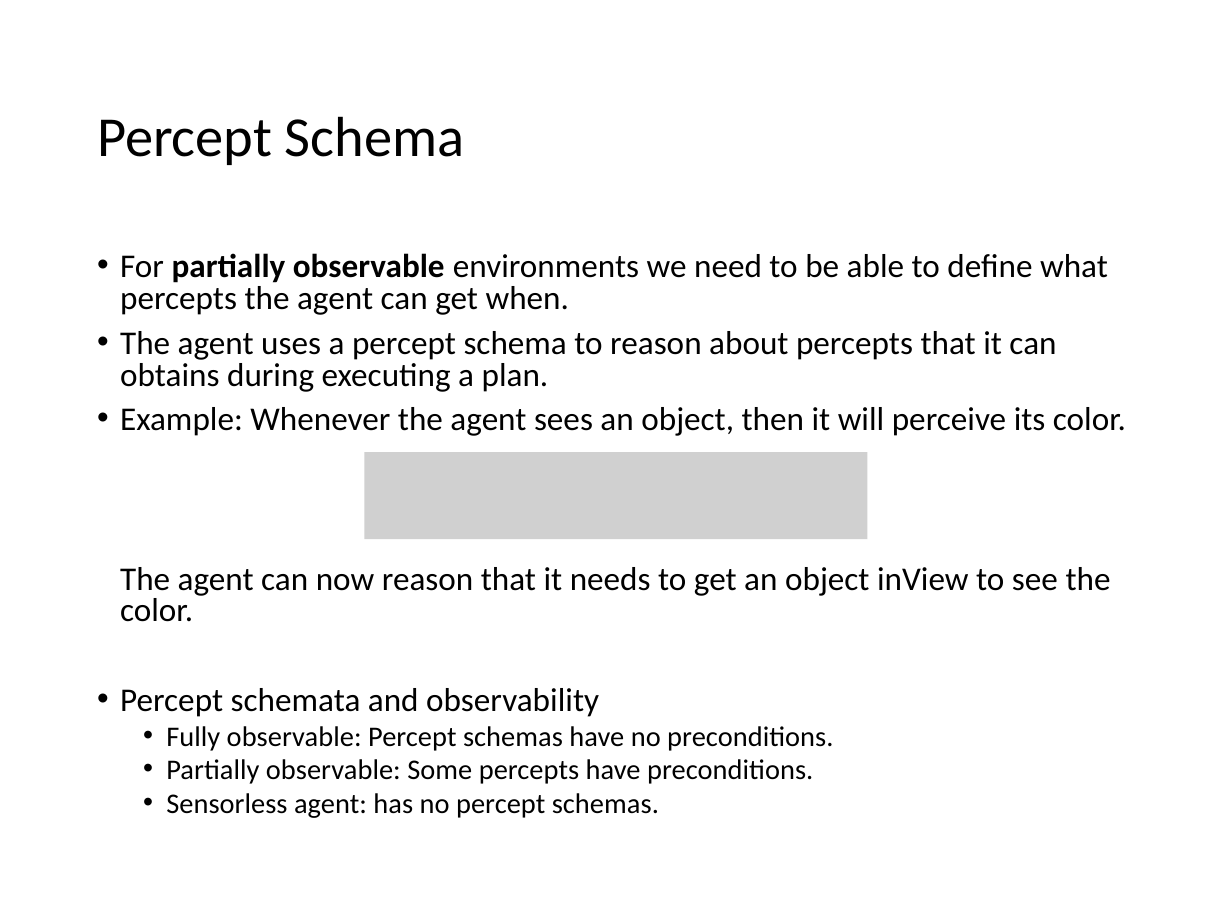
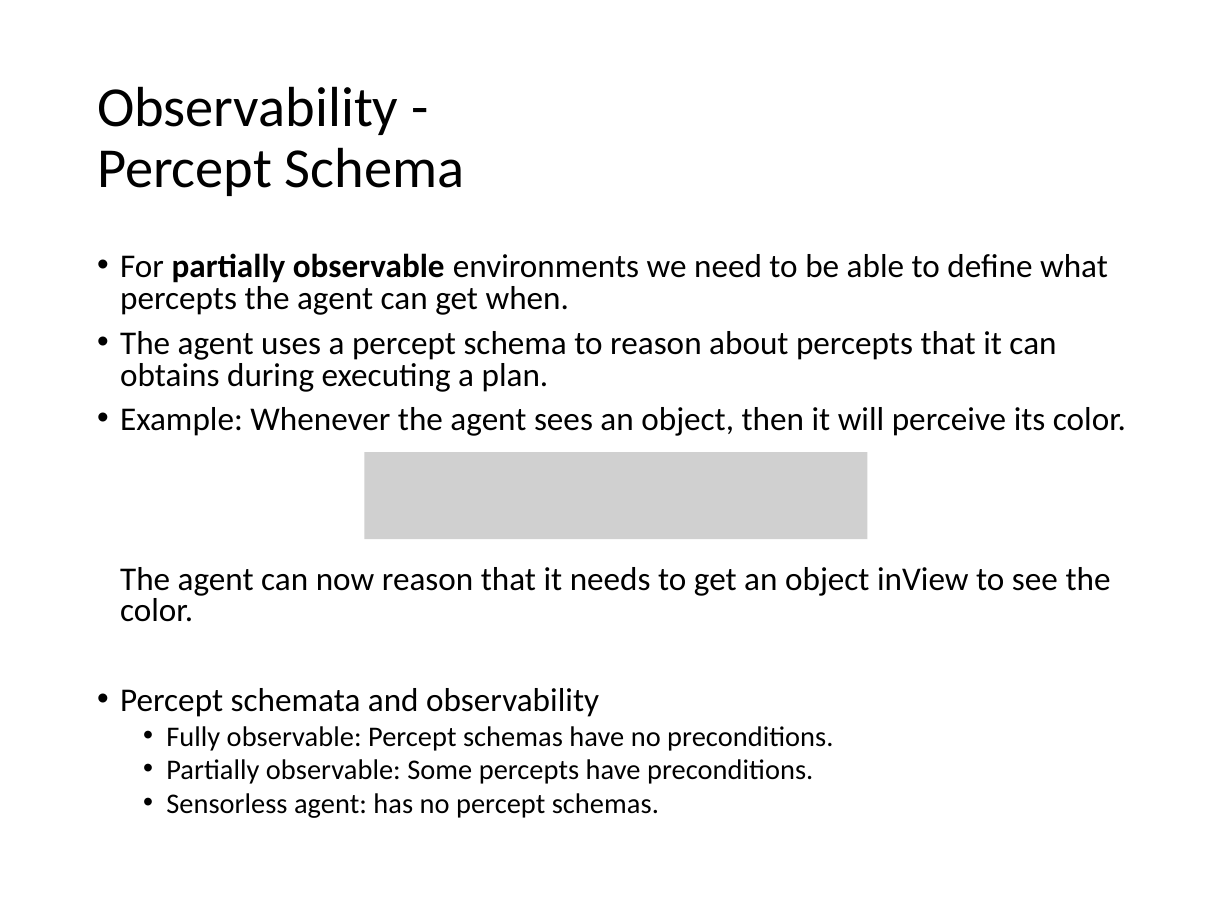
Before and after one commit to mhahsler/CS7320-AI, a slide deck: slide 16 of slides/11_Automated_Planning.pptx. Drawn at 1232x924 pixels with LibreOffice and Linux fonts; fonts in the diff are those of the drawing; grey boxes stand for pictures. Boxes give left, top, right and bottom in pixels: in the first picture for what was removed or moved away, otherwise in the second. Text is boxed around its words. In the diff, an @@ line names an element or a change of style, - is before the commit and + after.

```diff
--- a/slides/11_Automated_Planning.pptx
+++ b/slides/11_Automated_Planning.pptx
@@ title at box(97, 86, 465, 196): text changed @@
-Percept Schema
+Observability -
+Percept Schema
```
Also in this commit, not shown: 11 other slides changed, 1 other file.
